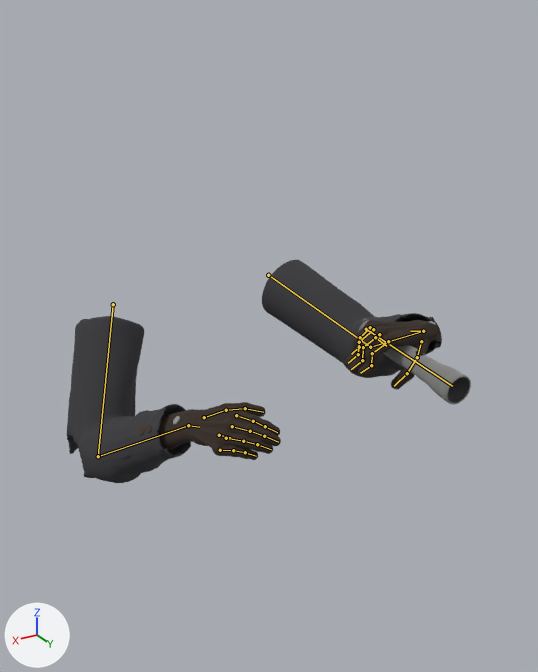
The glTF model public/assets/max/arms.glb as it was, and as the next commit left it.
Both versions are drawn from a 50 mm camera at (0.665, 1.348, 0.298) aimed at (0.021, 0.274, -0.239). The axes (+X, +Y, +Z) are drawn at lower left. The lights are the same throughout. The picture after the commit comes second. The bones that change, and the others that lie on the model, are drawn over the model as lines.

Objects in the first picture: 'arms_coat_buttons', 'arms_flashlight', 'arms_flashlight_lens', 'arms_flashlight_switch', 'arms_glove_snaps', 'arms_gloves', 'arms_sleeves'.
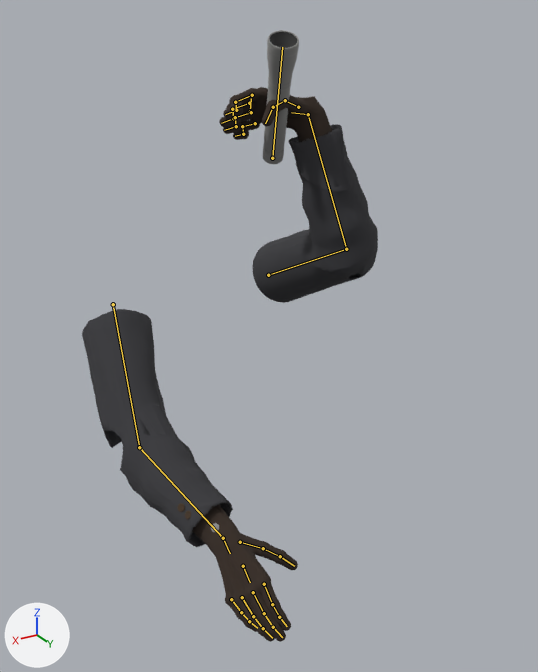
The newer file adds an action. The first version stands in its rest pose; the second is drawn at frame 4 of the action 'arms_stumble_catch'.

The change in detail:
Bone 'upperarm_l' (bone_upperarm_l) turns from (0, 0, 0) to (42, 0, -10) degrees about its own x, y and z.
Bone 'forearm_l' (bone_forearm_l) turns from (0, 0, 0) to (22, 0, 0) degrees about its own x, y and z.
Bone 'hand_l' (bone_hand_l) turns from (0, 0, 0) to (-10, 0, 0) degrees about its own x, y and z.
Bone 'upperarm_r' (bone_upperarm_r) turns from (0, 0, 0) to (10, -4, 13) degrees about its own x, y and z.
Bone 'forearm_r' (bone_forearm_r) turns from (0, 0, 0) to (-50, -15, -30) degrees about its own x, y and z.
Bone 'index_01_r' (bone_index_01_r) turns from (0, 0, 0) to (-4, 0, 0) degrees about its own x, y and z.
Bone 'index_02_r' (bone_index_02_r) turns from (0, 0, 0) to (-3, 0, 0) degrees about its own x, y and z.
Bone 'index_03_r' (bone_index_03_r) turns from (0, 0, 0) to (-3, 0, 0) degrees about its own x, y and z.
Bone 'middle_01_r' (bone_middle_01_r) turns from (0, 0, 0) to (-4, 0, 0) degrees about its own x, y and z.
Bone 'middle_02_r' (bone_middle_02_r) turns from (0, 0, 0) to (-3, 0, 0) degrees about its own x, y and z.
Bone 'middle_03_r' (bone_middle_03_r) turns from (0, 0, 0) to (-3, 0, 0) degrees about its own x, y and z.
Bone 'pinky_01_r' (bone_pinky_01_r) turns from (0, 0, 0) to (-4, 0, 0) degrees about its own x, y and z.
Bone 'pinky_02_r' (bone_pinky_02_r) turns from (0, 0, 0) to (-3, 0, 0) degrees about its own x, y and z.
Bone 'ring_01_r' (bone_ring_01_r) turns from (0, 0, 0) to (-4, 0, 0) degrees about its own x, y and z.
Bone 'ring_02_r' (bone_ring_02_r) turns from (0, 0, 0) to (-3, 0, 0) degrees about its own x, y and z.
Bone 'ring_03_r' (bone_ring_03_r) turns from (0, 0, 0) to (-3, 0, 0) degrees about its own x, y and z.

Changed parts and their boxes [x1, y1, x2, y2] in the pictures (538 x 672 px):
'arms_sleeves', posed (21% narrower, 89% taller): before [67, 260, 442, 483]; after [82, 124, 378, 547]
'arms_gloves', posed (50% narrower, 294% taller): before [157, 320, 440, 460]; after [192, 87, 332, 642]
'arms_flashlight', posed (67% narrower, 53% taller): before [359, 318, 471, 405]; after [263, 30, 299, 164]
'arms_flashlight_lens', posed: before [448, 377, 470, 403]; after [270, 32, 297, 48]
'arms_coat_buttons', posed: before [138, 424, 152, 435]; after [177, 503, 191, 520]
'arms_glove_snaps', posed: before [173, 321, 436, 424]; after [211, 523, 219, 532]
'arms_flashlight_switch', posed (not visible afterwards): before [416, 351, 424, 356]
bone 'upperarm_l', root to tip: before (268, 275) to (370, 347); after (268, 275) to (346, 249)
bone 'forearm_l', root to tip: before (370, 347) to (423, 331); after (346, 249) to (308, 114)
bone 'hand_l', root to tip: before (423, 331) to (410, 331); after (308, 114) to (291, 112)
bone 'upperarm_r', root to tip: before (113, 304) to (98, 456); after (113, 304) to (139, 447)
bone 'forearm_r', root to tip: before (98, 456) to (188, 425); after (139, 447) to (223, 538)
bone 'index_01_r', root to tip: before (236, 415) to (253, 421); after (264, 584) to (272, 604)
bone 'index_02_r', root to tip: before (253, 421) to (265, 426); after (272, 604) to (279, 617)
bone 'index_03_r', root to tip: before (265, 426) to (277, 432); after (279, 617) to (287, 626)
bone 'middle_01_r', root to tip: before (232, 426) to (250, 431); after (253, 592) to (264, 613)
bone 'middle_02_r', root to tip: before (250, 431) to (264, 436); after (264, 613) to (273, 627)
bone 'middle_03_r', root to tip: before (264, 436) to (278, 442); after (273, 627) to (282, 637)
bone 'pinky_01_r', root to tip: before (220, 450) to (233, 450); after (231, 599) to (241, 612)
bone 'pinky_02_r', root to tip: before (233, 450) to (245, 452); after (241, 612) to (249, 621)
bone 'ring_01_r', root to tip: before (226, 438) to (243, 441); after (242, 597) to (253, 616)
bone 'ring_02_r', root to tip: before (243, 441) to (257, 444); after (253, 616) to (263, 628)
bone 'ring_03_r', root to tip: before (257, 444) to (271, 449); after (263, 628) to (272, 638)
